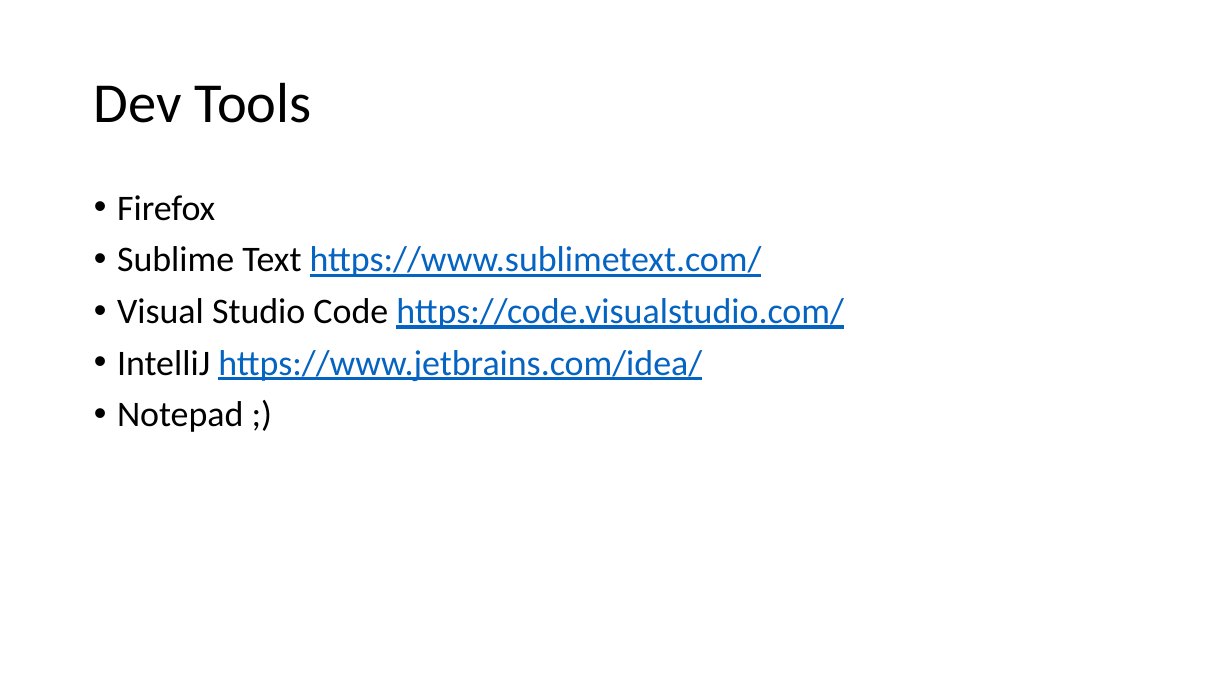
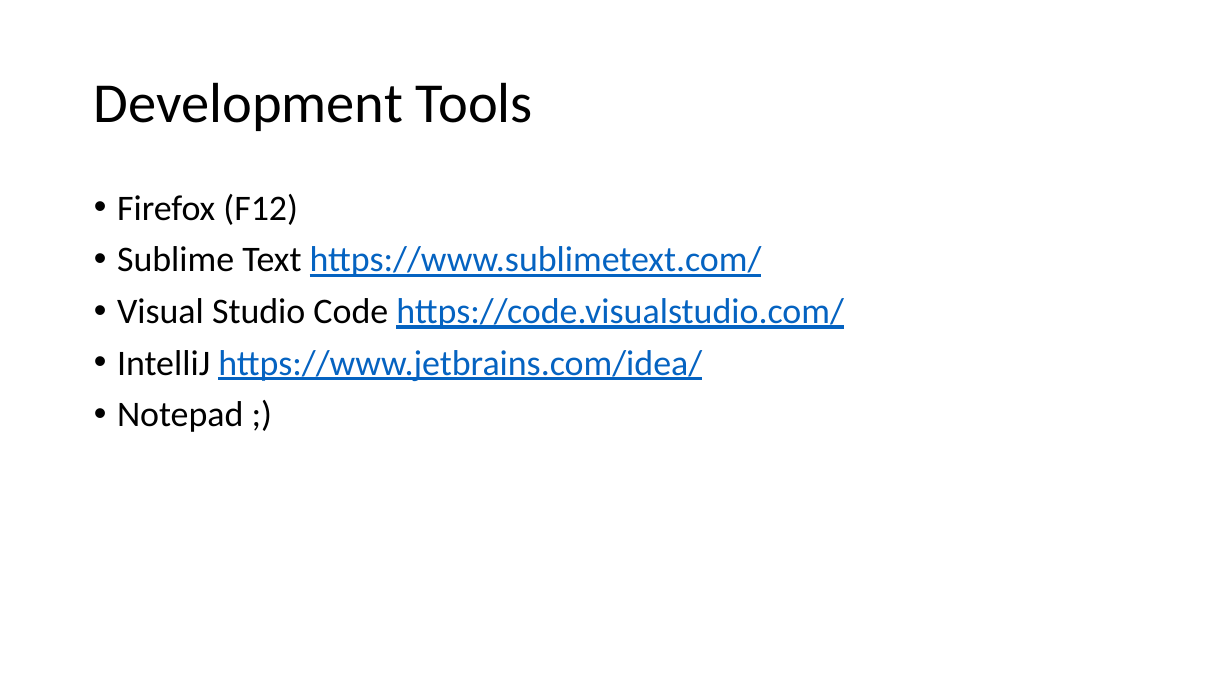
Before and after one commit to martiph/JSTraining_ICT-Campus, a slide deck: slide 7 of JSTraining.pptx. Drawn at 1232x693 pixels with LibreOffice and Linux fonts; fonts in the diff are those of the drawing. Boxes give left, top, right and bottom in pixels: in the first picture for what was removed or moved away, otherwise in the second. Text is boxed around its words. In the diff, an @@ line names an element or a change of style, - is before the commit and + after.

```diff
--- a/JSTraining.pptx
+++ b/JSTraining.pptx
@@ title at [94, 82, 533, 131]: text changed @@
-Dev Tools
+Development Tools
@@ text at [117, 194, 298, 225]: text changed @@
-• Firefox
+• Firefox (F12)
```
Also in this commit, not shown: 11 other slides changed.
